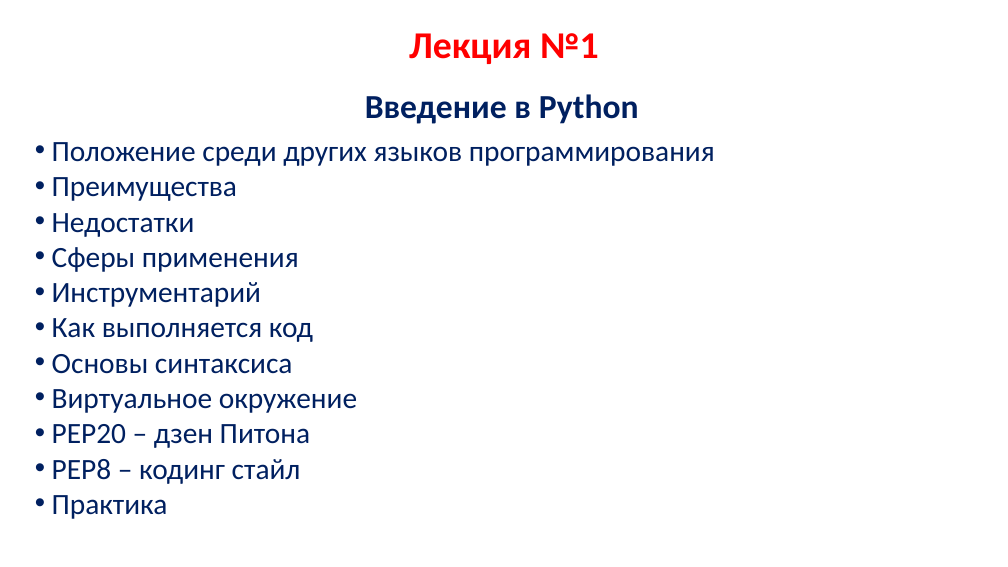
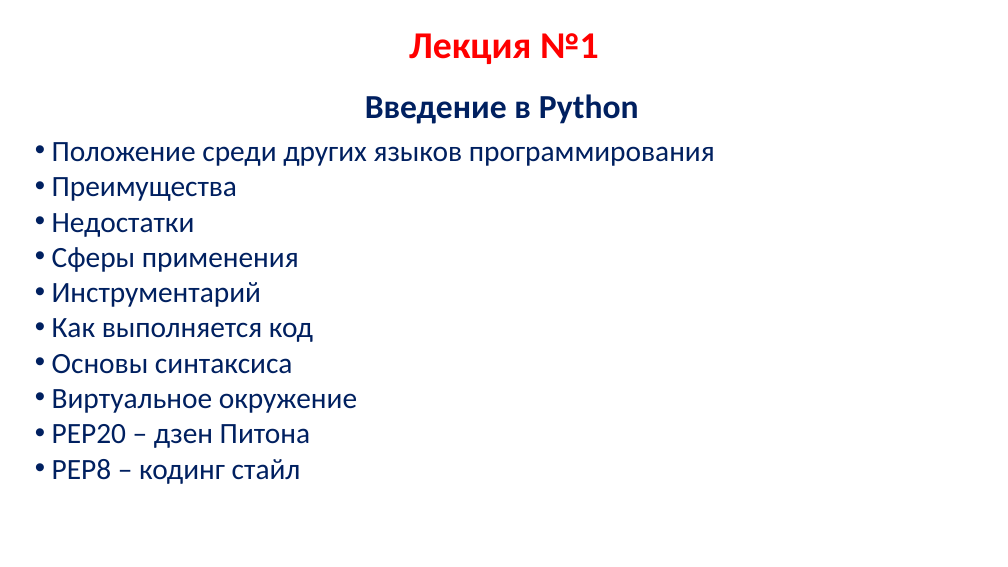
Before and after one commit to cclauss/PythonCourseSTM, a slide deck: slide 2 of Lectures/py_lec_1.pptx. Drawn at 1008x567 pixels with LibreOffice and Linux fonts; fonts in the diff are those of the drawing; background and template pictures are left out. Boxes give left, top, right and bottom in pixels: in the first picture for what was removed or moved away, otherwise in the second. Text is boxed around its words. In the diff, an @@ line names an element or a change of style, - is before the commit and + after.

```diff
--- a/Lectures/py_lec_1.pptx
+++ b/Lectures/py_lec_1.pptx
@@ text at bbox=[52, 495, 168, 519]: paragraph removed @@
-• Практика
```
Also in this commit, not shown: 6 other slides changed, 1 other file.
